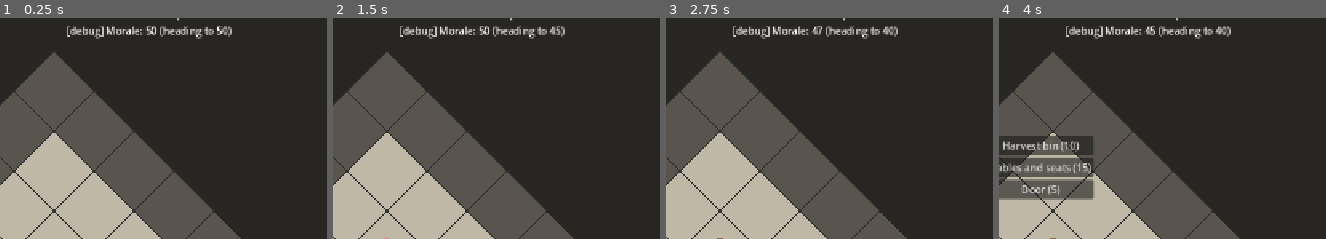
Above: before the commit, frames 1-4 (left to right).
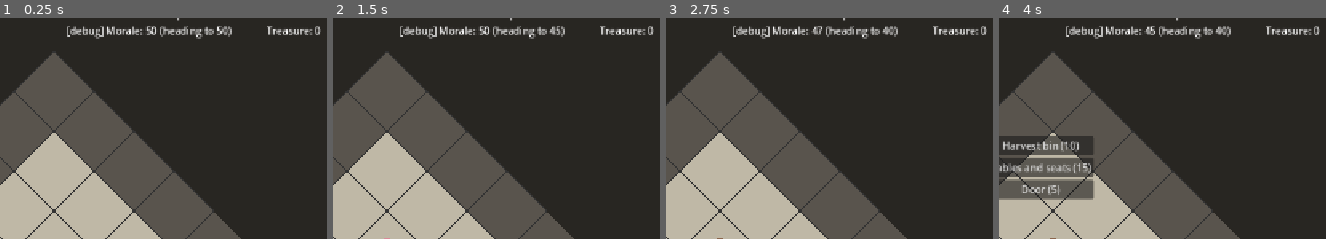
Above: after the commit, the same moments.

Repository: SirSizzle24/mazelord
Game: Godot game, scene res://Scenes/main.tscn
The game is run twice, just before and just after one commit, with the same random seed, the same clock (stepped at 60 frames per second) and the same inputs.
Inputs:
- Up to frame 1 (0.25 s): no input
- Up to frame 2 (1.5 s): click "Dig" at 0.5 s; click "Summon Worker (30)" at 1.25 s
- Up to frame 3 (2.75 s): click "Summon Roundhead (20)" at 2 s
- Up to frame 4 (4 s): click "Debug: +100 mana" at 2.75 s; click "Build" at 3.5 s
The pictures show only the part of the screen within x 50-100%, y 5-55%; the shares and areas given below are measured in that part.

The runs differ from the first frame. In frame 1, 0.4% of the frame differs, in the area x 81-99%, y 3-8%; in frame 2, 0.4%; in frame 3, 0.4%; in frame 4, 0.4%.

Commit message:
Ruins and hauling to storage; closer free workers take over jobs

Diff:
--- a/Scenes/main.tscn
+++ b/Scenes/main.tscn
@@ -30,9 +30,11 @@
 rooms = NodePath("../Rooms")
 dispatcher = NodePath("../JobDispatcher")
 
-[node name="JobDispatcher" type="Node" parent="." node_paths=PackedStringArray("grid")]
+[node name="JobDispatcher" type="Node" parent="." node_paths=PackedStringArray("grid", "fog", "rooms")]
 script = ExtResource("11_jobs")
 grid = NodePath("../Grid")
+fog = NodePath("../Fog")
+rooms = NodePath("../Rooms")
 
 [node name="Rooms" type="Node" parent="." node_paths=PackedStringArray("grid", "dungeon", "camera", "room_label")]
 script = ExtResource("9_rooms")
@@ -192,3 +194,19 @@
 toggle_mode = true
 button_pressed = true
 text = "Debug: fog"
+
+[node name="TreasureLabel" type="Label" parent="UI"]
+offset_left = 980.0
+offset_top = 60.0
+offset_right = 1240.0
+offset_bottom = 86.0
+text = "Treasure: 0"
+
+[node name="LoreLabel" type="Label" parent="UI"]
+offset_left = 340.0
+offset_top = 620.0
+offset_right = 940.0
+offset_bottom = 690.0
+horizontal_alignment = 1
+autowrap_mode = 3
+text = "Lore"
--- a/scripts/dungeon.gd
+++ b/scripts/dungeon.gd
@@ -3,6 +3,7 @@
 
 signal mana_changed(new_amount: int)
 signal food_changed(new_amount: int)
+signal lore_found(text: String)
 
 ## Every troop type that can be summoned. Fungi only for now.
 const TROOP_TYPES := {
@@ -45,6 +46,10 @@
 const EAT_INTERVAL := 20.0  # seconds between meals; each troop eats 1 food per meal
 const MANA_INTERVAL := 5.0  # seconds between mana harvests from taps
 const MANA_PER_TAP := 2  # mana each working tap adds per harvest
+const MANA_CACHE := 30  # mana from a hauled mana cache
+const FOOD_CACHE := 20  # food from a hauled food cache
+## What the ruins say. Placeholders: yours to write. Ruins use these in order.
+const LORE_TEXTS := ["[Lore 1]", "[Lore 2]", "[Lore 3]", "[Lore 4]", "[Lore 5]", "[Lore 6]"]
 
 # Morale settles toward a target set by the dungeon; events push it away, and it drifts back.
 # All placeholders to tune.
@@ -67,6 +72,7 @@
 
 var mana := 100
 var food := 20
+var treasure := 0  # sellable finds, waiting for the merchant
 var morale := BASE_MORALE
 var farm_timer := 0.0
 var mana_timer := 0.0
@@ -136,6 +142,19 @@
 	food_changed.emit(food)
 
 
+## A hauled item arrives in storage, and only now takes effect.
+func receive_item(item: Dictionary) -> void:
+	match item["kind"]:
+		"mana_cache":
+			add_mana(MANA_CACHE)
+		"food_cache":
+			add_food(FOOD_CACHE)
+		"treasure":
+			treasure += 1
+		"lore":
+			lore_found.emit(LORE_TEXTS[item["lore_index"] % LORE_TEXTS.size()])
+
+
 func troop_count() -> int:
 	return get_tree().get_nodes_in_group("units").size()
 
@@ -173,6 +192,7 @@
 	unit.grid = grid
 	unit.start_tile = SUMMON_TILE
 	unit.dispatcher = dispatcher
+	unit.dungeon = self
 	unit.setup(type_id, troop_type)
 	units_parent.add_child(unit)  # the unit's _ready runs here
 	return true
--- a/scripts/grid.gd
+++ b/scripts/grid.gd
@@ -19,6 +19,8 @@
 const MARKED_COLOR := Color(0.55, 0.38, 0.25)  # rock marked for digging
 const DEPOSIT_COLOR := Color(0.30, 0.75, 0.95)  # a mana deposit, in rock or on open floor
 const LAIR_COLOR := Color(0.80, 0.15, 0.15)  # a monster lair (a marker until combat exists)
+const ITEM_COLORS := {"mana_cache": Color(0.45, 0.80, 1.0), "food_cache": Color(0.90, 0.75, 0.30),
+	"treasure": Color(0.75, 0.45, 0.95), "lore": Color(0.95, 0.95, 0.90)}
 
 # Cave generation. The map is new every game; each run prints its seed so a map can be replayed.
 const FIXED_SEED := 0  # set to a printed seed to get that exact map again (0 = new map every run)
@@ -31,6 +33,8 @@
 const LAIR_COUNT := 3  # monster lairs, placed only in larger caves
 const LAIR_MIN_CAVE := 25  # caves smaller than this many tiles don't get lairs
 const FEATURE_MIN_DISTANCE := 12  # deposits and lairs stay at least this far from the start
+const RUIN_COUNT := 3  # small sealed rooms hidden in the rock, holding items
+const ITEM_KINDS := ["mana_cache", "food_cache", "treasure", "lore"]
 
 const BUILD_TIME := 2.0  # seconds of work to build a furnishing
 const SOLID_AT := 0.5  # fraction built at which a blocking furnishing starts blocking movement
@@ -45,6 +49,7 @@
 var claimed: Dictionary = {}  # job tile -> the worker doing it, so two workers don't take the same job
 var deposits: Dictionary = {}  # mana deposit tiles (used as a set)
 var lairs: Dictionary = {}  # monster lair tiles (used as a set)
+var items: Dictionary = {}  # tile -> an item lying there: {"kind", "lore_index"}
 var starting_room: Array[Vector2i] = []  # the pre-dug room's tiles; the fog keeps it lit
 var preview: Dictionary = {}  # the item about to be placed: {"origin", "size", "color", "valid"}, or empty
 var nav_region := NavigationRegion2D.new()  # holds the walkable shape for units
@@ -128,7 +133,30 @@
 		if tile.distance_to(START_CENTER) >= FEATURE_MIN_DISTANCE:
 			deposits[tile] = true
 
-	# 6. Monster lairs on open floor in the larger caves, one cave each where possible.
+	# 6. Ruins: small rooms carved into solid rock, sealed on every side so only digging finds them.
+	var lore_count := 0
+	var ruin_tries := 0
+	var ruins_made := 0
+	while ruins_made < RUIN_COUNT and ruin_tries < 300:
+		ruin_tries += 1
+		var size := Vector2i(rng.randi_range(3, 4), rng.randi_range(3, 5))
+		var corner := Vector2i(rng.randi_range(2, GRID_WIDTH - size.x - 3), rng.randi_range(2, GRID_HEIGHT - size.y - 3))
+		if _ruin_fits(corner, size):
+			var ruin_tiles: Array[Vector2i] = []
+			for dx in size.x:
+				for dy in size.y:
+					var tile := corner + Vector2i(dx, dy)
+					tiles[tile.x][tile.y] = Tile.FLOOR
+					ruin_tiles.append(tile)
+			for _n in rng.randi_range(1, 2):  # one or two items per ruin (_n: the count itself isn't used)
+				var spot: Vector2i = ruin_tiles[rng.randi_range(0, ruin_tiles.size() - 1)]
+				var kind: String = ITEM_KINDS[rng.randi_range(0, ITEM_KINDS.size() - 1)]
+				items[spot] = {"kind": kind, "lore_index": lore_count}
+				if kind == "lore":
+					lore_count += 1
+			ruins_made += 1
+
+	# 7. Monster lairs on open floor in the larger caves, one cave each where possible.
 	var tries := 0
 	while lairs.size() < LAIR_COUNT and not big_caves.is_empty() and tries < 200:
 		tries += 1  # a safety limit, in case no spot fits
@@ -140,6 +168,19 @@
 				big_caves.erase(cave)  # spread lairs across caves while there are enough caves
 
 	nav_dirty = true
+
+
+## True if a ruin of this size fits here: far from the start, and the ruin plus a one-tile border
+## are all solid rock, so it stays sealed until someone digs in.
+func _ruin_fits(corner: Vector2i, size: Vector2i) -> bool:
+	if (corner + size / 2).distance_to(START_CENTER) < FEATURE_MIN_DISTANCE:
+		return false
+	for dx in range(-1, size.x + 1):
+		for dy in range(-1, size.y + 1):
+			var tile := corner + Vector2i(dx, dy)
+			if not is_in_bounds(tile) or tiles[tile.x][tile.y] != Tile.ROCK or deposits.has(tile):
+				return false
+	return true
 
 
 ## All floor tiles joined to start through shared sides (a flood fill, as rooms.gd uses).
@@ -231,6 +272,8 @@
 			return false
 		if needs_deposit and not deposits.has(tile):
 			return false
+		if items.has(tile):
+			return false  # haul the item away first
 	return true
 
 
@@ -290,7 +333,23 @@
 func job_still_exists(job: Dictionary) -> bool:
 	if job["kind"] == "dig":
 		return marked.has(job["tile"])
+	if job["kind"] == "haul":
+		return job.get("carrying", false) or items.has(job["tile"])
 	return furnishings.has(job["furnishing"]) and not job["furnishing"]["built"]
+
+
+## Picks up the item on a tile: it's removed from the floor and returned. Empty if there was none.
+func take_item(tile: Vector2i) -> Dictionary:
+	var item: Dictionary = items.get(tile, {})
+	if items.erase(tile):
+		queue_redraw()
+	return item
+
+
+## Puts an item back down, e.g. when a worker can't reach storage.
+func drop_item(tile: Vector2i, item: Dictionary) -> void:
+	items[tile] = item
+	queue_redraw()
 
 
 ## The middle of a furnishing, in screen position.
@@ -406,6 +465,14 @@
 		for tile in footprint(furnishing["origin"], furnishing["size"]):
 			draw_colored_polygon(diamond(tile), color)
 
+	# Items lying on the floor: a small diamond in the middle of the tile.
+	for tile in items:
+		var center := tile_to_screen(tile)
+		var small := PackedVector2Array()
+		for corner in diamond(tile):
+			small.append(center + (corner - center) * 0.35)
+		draw_colored_polygon(small, ITEM_COLORS[items[tile]["kind"]])
+
 	# The placement preview: fainter than a ghost, and red where the item can't go.
 	if not preview.is_empty():
 		var preview_color: Color = preview["color"] if preview["valid"] else Color(1.0, 0.2, 0.2)
@@ -430,6 +497,8 @@
 		return DEPOSIT_COLOR if tiles[tile.x][tile.y] == Tile.FLOOR else DEPOSIT_COLOR.darkened(0.35)
 	if lairs.has(tile):
 		return LAIR_COLOR
+	if items.has(tile):
+		return ITEM_COLORS[items[tile]["kind"]]  # so the fog remembers where items lie
 	if tiles[tile.x][tile.y] == Tile.ROCK:
 		return ROCK_COLOR
 	return FLOOR_COLOR
--- a/scripts/hud.gd
+++ b/scripts/hud.gd
@@ -13,6 +13,11 @@
 @onready var troop_label: Label = $TroopLabel
 @onready var hunger_warning: Label = $HungerWarning
 @onready var morale_label: Label = $MoraleLabel
+@onready var treasure_label: Label = $TreasureLabel
+@onready var lore_label: Label = $LoreLabel
+
+const LORE_SHOW_TIME := 6.0  # seconds a found lore note stays on screen
+var lore_time_left := 0.0
 
 
 func _ready() -> void:
@@ -26,9 +31,22 @@
 	$SummonRoundheadButton.pressed.connect(func(): dungeon.summon("roundhead"))
 	$DebugManaButton.pressed.connect(func(): dungeon.add_mana(100))
 	$DebugFogButton.toggled.connect(fog.set_fog_enabled)  # pressed = fog on
+	dungeon.lore_found.connect(_on_lore_found)
+	lore_label.visible = false
 
 
-func _process(_delta: float) -> void:
+func _on_lore_found(text: String) -> void:
+	lore_label.text = text
+	lore_label.visible = true
+	lore_time_left = LORE_SHOW_TIME
+
+
+func _process(delta: float) -> void:
+	treasure_label.text = "Treasure: %d" % dungeon.treasure
+	if lore_time_left > 0.0:
+		lore_time_left -= delta
+		if lore_time_left <= 0.0:
+			lore_label.visible = false
 	# The troop count and cap come from several things (summons, beds, rooms), so they're simplest
 	# to read fresh each frame rather than tracking every change with signals.
 	troop_label.text = "Troops: %d / %d" % [dungeon.troop_count(), dungeon.troop_cap()]
--- a/scripts/job_dispatcher.gd
+++ b/scripts/job_dispatcher.gd
@@ -4,8 +4,14 @@
 ## nearest free worker rather than whichever worker happened to look first.
 
 const INTERVAL := 0.5  # seconds between regular checks; a free worker can also ask for one right away
+## A free worker takes over a job another worker is still walking to only if it's clearly closer:
+## at most this share of the other worker's distance. The margin stops two nearly equal workers
+## from swapping a job back and forth ("hysteresis": demand a clear advantage before switching).
+const TAKEOVER_MARGIN := 0.75
 
 @export var grid: Node2D
+@export var fog: Node2D
+@export var rooms: Node
 
 var timer := 0.0
 var requested := false  # a worker became free; dispatch on the next frame
@@ -25,6 +31,38 @@
 	_dispatch()
 
 
+## A haul job for every item the player has seen, as long as there's a storage room to bring it to.
+func _haul_jobs() -> Array:
+	var jobs: Array = []
+	var drop: Vector2i = rooms.storage_drop_tile()
+	if drop == grid.NO_TILE:
+		return jobs  # nowhere to bring things
+	for tile in grid.items:
+		if fog.is_known(tile) and not grid.claimed.has(tile):
+			jobs.append({"kind": "haul", "tile": tile, "furnishing": {}, "position": grid.tile_to_screen(tile),
+				"drop": drop, "carrying": false, "item": {}})
+	return jobs
+
+
+## Jobs other workers are still walking to, which a closer free worker could take over.
+## Each carries a "holder": the worker who has it now.
+func _takeover_jobs() -> Array:
+	var jobs: Array = []
+	for unit in get_tree().get_nodes_in_group("units"):
+		if unit.can_be_taken_over():
+			var job: Dictionary = unit.job.duplicate()
+			job["position"] = _job_position(job)
+			job["holder"] = unit
+			jobs.append(job)
+	return jobs
+
+
+func _job_position(job: Dictionary) -> Vector2:
+	if job["kind"] == "build":
+		return grid.footprint_center(job["furnishing"])
+	return grid.tile_to_screen(job["tile"])
+
+
 func _dispatch() -> void:
 	var idle: Array = []
 	for unit in get_tree().get_nodes_in_group("units"):
@@ -32,7 +70,7 @@
 			idle.append(unit)
 	if idle.is_empty():
 		return
-	var jobs: Array = grid.open_jobs()
+	var jobs: Array = grid.open_jobs() + _haul_jobs() + _takeover_jobs()
 
 	# Greedy matching: find the closest idle worker and open job anywhere, pair them, and repeat.
 	while not idle.is_empty() and not jobs.is_empty():
@@ -44,12 +82,19 @@
 				if worker.has_failed_to_reach(job):
 					continue
 				var distance: float = worker.position.distance_to(job["position"])
+				if job.has("holder"):
+					var holder_distance: float = job["holder"].position.distance_to(job["position"])
+					if distance > holder_distance * TAKEOVER_MARGIN:
+						continue  # not clearly closer than the worker already heading there
 				if distance < best_distance:
 					best_worker = worker
 					best_job = job
 					best_distance = distance
 		if best_worker == null:
 			return  # every remaining pair is unreachable
+		if best_job.has("holder"):
+			best_job["holder"].give_up_job()  # the farther worker lets go and asks for other work
+			best_job.erase("holder")
 		if best_worker.assign(best_job):
 			idle.erase(best_worker)
 			jobs.erase(best_job)
--- a/scripts/rooms.gd
+++ b/scripts/rooms.gd
@@ -62,6 +62,19 @@
 			if grid.is_door(tile + offset):
 				return true
 	return false
+
+
+## A tile where haulers can drop items: open floor in a storage room, free of blocking furnishings.
+## Returns (-1, -1) if there's no storage room.
+func storage_drop_tile() -> Vector2i:
+	for room in rooms:
+		if room["type"] != "storage":
+			continue
+		for tile in room["tiles"]:
+			var furnishing: Dictionary = grid.furnishing_at(tile)
+			if furnishing.is_empty() or not furnishing["blocks"]:
+				return tile
+	return grid.NO_TILE
 
 
 ## Finished mana taps in any room with a door. Room type doesn't matter, so a well can be
--- a/scripts/unit.gd
+++ b/scripts/unit.gd
@@ -10,6 +10,7 @@
 @export var grid: Node2D
 @export var start_tile := Vector2i(30, 30)
 var dispatcher: Node  # set by the dungeon when summoning
+var dungeon: Node  # set by the dungeon; receives hauled items
 
 var type_id := ""  # which troop type this is, e.g. "worker"
 var color := Color(0.6, 0.6, 0.6)
@@ -46,15 +47,18 @@
 	draw_circle(Vector2.ZERO, RADIUS, color)
 	if selected:
 		draw_arc(Vector2.ZERO, RADIUS + 4.0, 0.0, TAU, 32, Color.YELLOW, 2.0)
+	if not job.is_empty() and job["kind"] == "haul" and job["carrying"]:
+		# A carried item rides above the troop.
+		draw_circle(Vector2(0, -RADIUS - 8.0), 7.0, grid.ITEM_COLORS[job["item"]["kind"]])
 	var fraction := _job_fraction()
 	if fraction > 0.0 and path.is_empty():
 		# An orange ring fills up while working.
 		draw_arc(Vector2.ZERO, RADIUS + 8.0, -PI / 2.0, -PI / 2.0 + TAU * fraction, 32, Color.ORANGE, 3.0)
 
 
-## How far along the current job is, from 0 to 1.
+## How far along the current job is, from 0 to 1. Hauling shows no ring.
 func _job_fraction() -> float:
-	if job.is_empty():
+	if job.is_empty() or job["kind"] == "haul":
 		return 0.0
 	if job["kind"] == "build":
 		return job["furnishing"]["progress"] / grid.BUILD_TIME
@@ -76,6 +80,21 @@
 func has_failed_to_reach(some_job: Dictionary) -> bool:
 	_refresh_unreachable()
 	return unreachable.has(some_job["tile"])
+
+
+## True if a closer free worker may take this worker's job: it's still walking there (no progress
+## to lose), it isn't carrying anything, and the player didn't assign it directly ("manual").
+func can_be_taken_over() -> bool:
+	if job.is_empty() or path.is_empty() or job.get("manual", false):
+		return false
+	return not (job["kind"] == "haul" and job["carrying"])
+
+
+## Lets another worker have this job: stops, lets go, and asks the dispatcher for something else.
+func give_up_job() -> void:
+	_stop_working()
+	path = PackedVector2Array()
+	dispatcher.request()
 
 
 ## The dispatcher's way of giving this worker a job. Returns false, and remembers the job as
@@ -109,9 +128,9 @@
 	var first := {}
 	var blueprint: Dictionary = grid.blueprint_at(tapped)
 	if not blueprint.is_empty() and not grid.claimed.has(blueprint["origin"]):
-		first = {"kind": "build", "tile": blueprint["origin"], "furnishing": blueprint}
+		first = {"kind": "build", "tile": blueprint["origin"], "furnishing": blueprint, "manual": true}
 	elif grid.is_marked(tapped) and grid.has_floor_neighbor(tapped) and not grid.claimed.has(tapped):
-		first = {"kind": "dig", "tile": tapped, "furnishing": {}}
+		first = {"kind": "dig", "tile": tapped, "furnishing": {}, "manual": true}
 	if first.is_empty() or not _take_job(first):
 		dispatcher.request()
 
@@ -122,8 +141,13 @@
 	job_progress = 0.0
 	grid.claimed[job["tile"]] = self
 
-	# Work from whichever side of the job is the shortest walk away.
-	if not _walk_to_nearest(grid.work_spots(job)):
+	# Hauling: walk onto the item's tile. Digging and building: work from the nearest side.
+	var reached: bool
+	if job["kind"] == "haul":
+		reached = _walk_to(grid.tile_to_screen(job["tile"]))
+	else:
+		reached = _walk_to_nearest(grid.work_spots(job))
+	if not reached:
 		_release_job()
 		return false
 	return true
@@ -136,6 +160,8 @@
 
 
 func _release_job() -> void:
+	if not job.is_empty() and job["kind"] == "haul" and job["carrying"]:
+		_put_down(job["item"])  # never lose an item: interrupted haulers put it down where they stand
 	if not job.is_empty() and grid.claimed.get(job["tile"]) == self:
 		grid.claimed.erase(job["tile"])
 	job = {}
@@ -174,6 +200,39 @@
 	return true
 
 
+## Called when a hauler stops walking: either it just reached the item, or it reached storage.
+func _haul_step() -> void:
+	if not job["carrying"]:
+		# At the item: pick it up and head for storage.
+		job["item"] = grid.take_item(job["tile"])
+		job["carrying"] = true
+		queue_redraw()
+		if not _walk_to(grid.tile_to_screen(job["drop"])):
+			_release_job()  # can't get to storage; releasing puts the item down here
+			queue_redraw()
+			dispatcher.request()
+		return
+	# At storage: deliver it, and only now does it take effect.
+	dungeon.receive_item(job["item"])
+	job["carrying"] = false  # delivered, so releasing the job mustn't put it down again
+	_release_job()
+	queue_redraw()
+	dispatcher.request()
+
+
+## Puts an item on the floor here, or on the nearest free floor tile if this one already has one.
+func _put_down(item: Dictionary) -> void:
+	var here := get_tile()
+	var spots: Array[Vector2i] = [here]
+	for offset in grid.NEIGHBORS:
+		spots.append(here + offset)
+	for spot in spots:
+		if grid.is_floor(spot) and not grid.items.has(spot):
+			grid.drop_item(spot, item)
+			return
+	grid.drop_item(here, item)  # crowded on all sides; it's rare, so stack it here
+
+
 ## Total walking distance along a path, from the unit's position.
 func _path_length(points: PackedVector2Array) -> float:
 	var total := 0.0
@@ -203,6 +262,10 @@
 
 	if job.is_empty():
 		return  # idle; the dispatcher will hand out work
+
+	if job["kind"] == "haul":
+		_haul_step()
+		return
 
 	queue_redraw()  # update the progress ring
 	var finished := false
